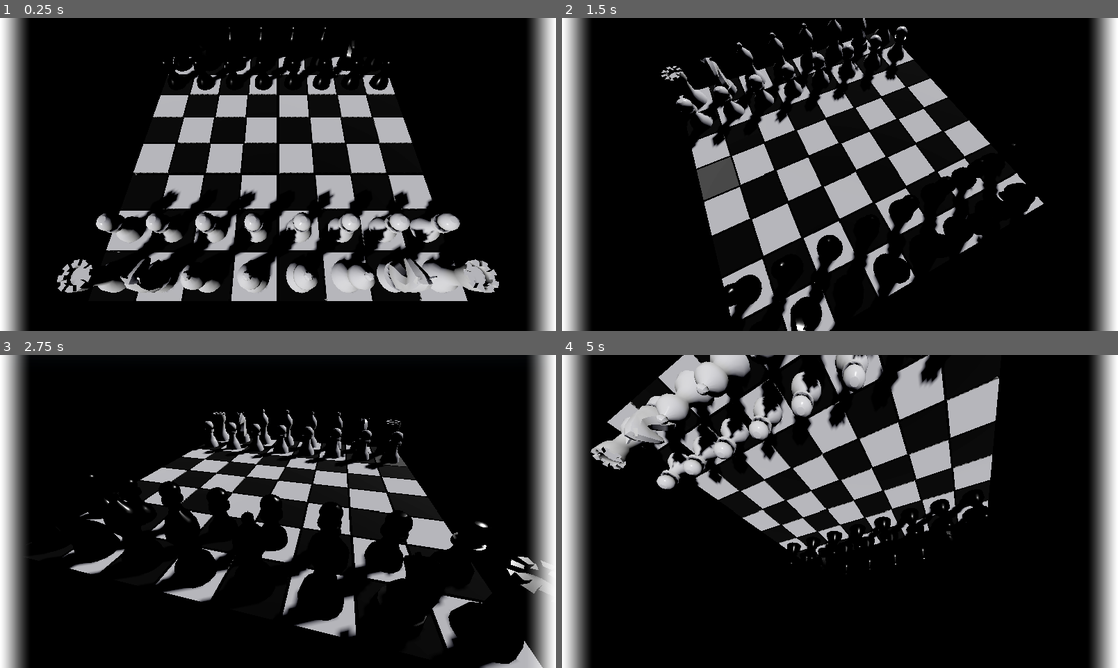
Above: before the commit, frames 1-4 (two rows, left to right).
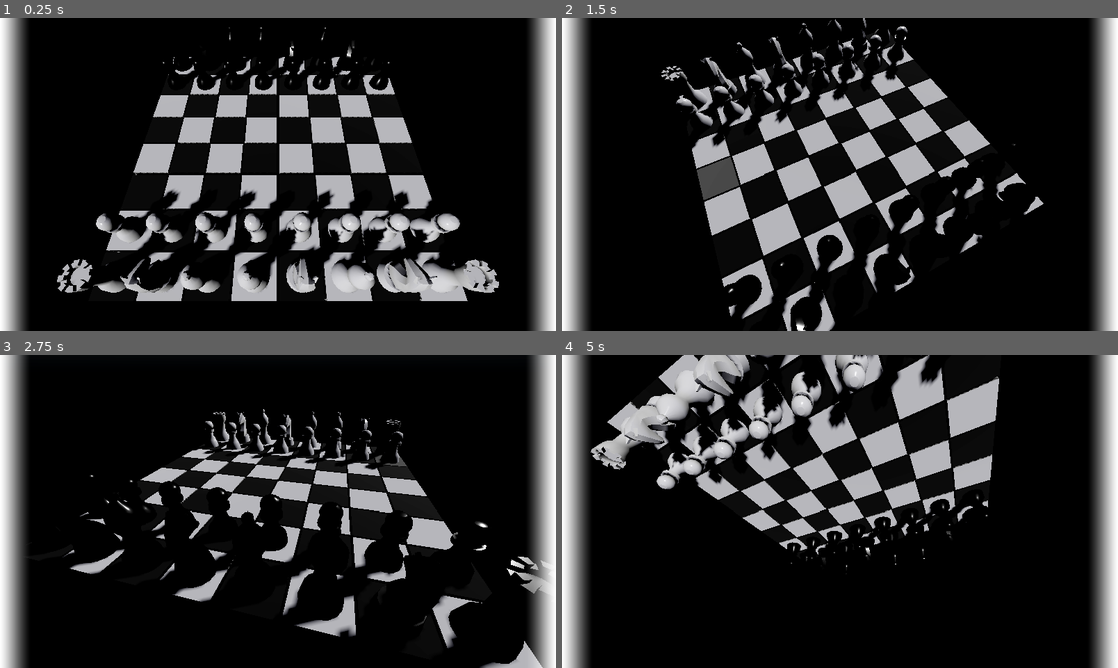
Above: after the commit, the same moments.

Repository: AlterWalrus/godot-chess-3D
Game: Godot game, scene res://scenes/main.tscn
Same seed, same stepped clock (60 frames per second), same inputs: the game is played once before the commit and once after it. A sky picture missing from this copy of the repository is replaced by a grey-blue gradient.
Inputs (mouse positions are in pixels of both pictures, inside the frame that each line leads up to):
- Up to frame 1 (0.25 s): no input
- Up to frame 2 (1.5 s): tap Enter at 0.5 s; move the mouse to (962, 158) at 0.52 s; hold D (right) 0.53-1.28 s; hold Middle mouse button (move) 0.53-1.28 s; move the mouse to (728, 190) at 1.27 s; hold S (down) from 1.28 s (still down); click (728, 190) at 1.35 s
- Up to frame 3 (2.75 s): tap Middle mouse button (move) at 1.55 s; move the mouse to (333, 442) at 2.02 s; release S (down) at 2.03 s; hold D (right) from 2.03 s (still down); hold Middle mouse button (move) from 2.03 s (still down)
- Up to frame 4 (5 s): move the mouse to (812, 574) at 2.77 s; release D (right) at 2.78 s; release Middle mouse button (move) at 2.78 s; hold W (up) 2.78-3.53 s; tap Middle mouse button (move) at 2.85, 3.8, 4.35 s; move the mouse to (1006, 558) at 3.52 s; press the mouse at (1006, 558) at 3.53 s; hold A (left) from 3.53 s (still down); move the mouse to (673, 464) at 4.27 s; release the mouse at (673, 464) at 4.28 s

The runs differ from the first frame. In frame 1, 0.4% of the frame differs, in the area x 50-62%, y 2-88%; in frame 2, 0.2%; in frame 3, 0.3%; in frame 4, 0.8%, in the area x 23-57%, y 0-69%.

Commit message:
added checkmate

Diff:
--- a/scenes/main.tscn
+++ b/scenes/main.tscn
@@ -101,3 +101,39 @@
 grow_horizontal = 0
 grow_vertical = 2
 texture = SubResource("GradientTexture2D_o6xl0")
+
+[node name="EndScreen" type="Control" parent="CanvasLayer"]
+visible = false
+layout_mode = 3
+anchors_preset = 15
+anchor_right = 1.0
+anchor_bottom = 1.0
+grow_horizontal = 2
+grow_vertical = 2
+
+[node name="ColorRect" type="ColorRect" parent="CanvasLayer/EndScreen"]
+custom_minimum_size = Vector2(0, 128)
+layout_mode = 1
+anchors_preset = 14
+anchor_top = 0.5
+anchor_right = 1.0
+anchor_bottom = 0.5
+grow_horizontal = 2
+grow_vertical = 2
+color = Color(0, 0, 0, 0.627451)
+
+[node name="Label" type="Label" parent="CanvasLayer/EndScreen"]
+layout_mode = 1
+anchors_preset = 8
+anchor_left = 0.5
+anchor_top = 0.5
+anchor_right = 0.5
+anchor_bottom = 0.5
+offset_left = -106.5
+offset_top = -33.5
+offset_right = 106.5
+offset_bottom = 33.5
+grow_horizontal = 2
+grow_vertical = 2
+theme_override_font_sizes/font_size = 48
+text = "??? GANA"
--- a/scripts/main.gd
+++ b/scripts/main.gd
@@ -35,6 +35,12 @@
 	if event is InputEventMouseMotion and moving:
 		cam.rotation.y += -event.relative.x * moving_sens
 		cam.rotation.x += -event.relative.y * moving_sens
+
+
+func _on_king_died(is_white):
+	var tx = "PIEZAS NEGRAS GANAN" if is_white else "PIEZAS BLANCAS GANAN"
+	$CanvasLayer/EndScreen/Label.text = tx
+	$CanvasLayer/EndScreen.show()
 
 
 func _on_square_selected(square: Square, piece: Piece):
@@ -124,9 +130,13 @@
 		nw.position = board_matrix[0][i].position
 		board_matrix[0][i].piece = nw
 		board.add_child(nw)
+		if nw is King:
+			nw.died.connect(_on_king_died)
 
 		#White
 		nw = line[i].new()
 		nw.position = board_matrix[7][i].position
 		board_matrix[7][i].piece = nw
 		board.add_child(nw)
+		if nw is King:
+			nw.died.connect(_on_king_died)
--- a/scripts/pieces/king.gd
+++ b/scripts/pieces/king.gd
@@ -1,8 +1,10 @@
 class_name King
 extends Piece
 
+signal died
+
 func _init() -> void:
-	mesh = load("res://models/bishop.obj")
+	mesh = load("res://models/horse.obj")
 
 func move(from: Vector2, to: Vector2, board_matrix: Array) -> bool:
 	if not super.move(from, to, board_matrix):
@@ -12,3 +14,8 @@
 	var dy = abs(to.y - from.y)
 
 	return dx <= 1 and dy <= 1
+
+
+func die():
+	died.emit(is_white)
+	super.die()
